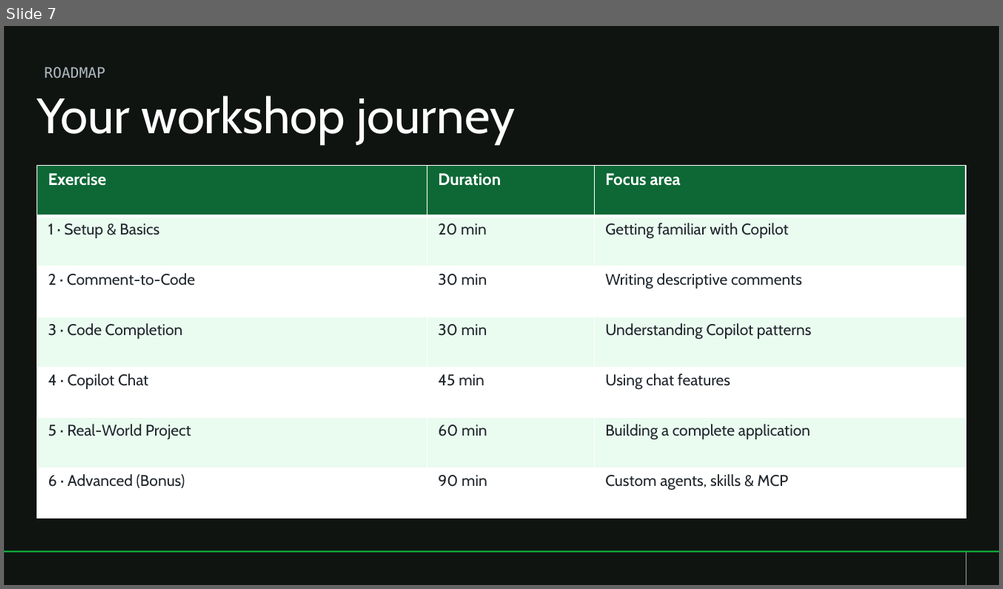
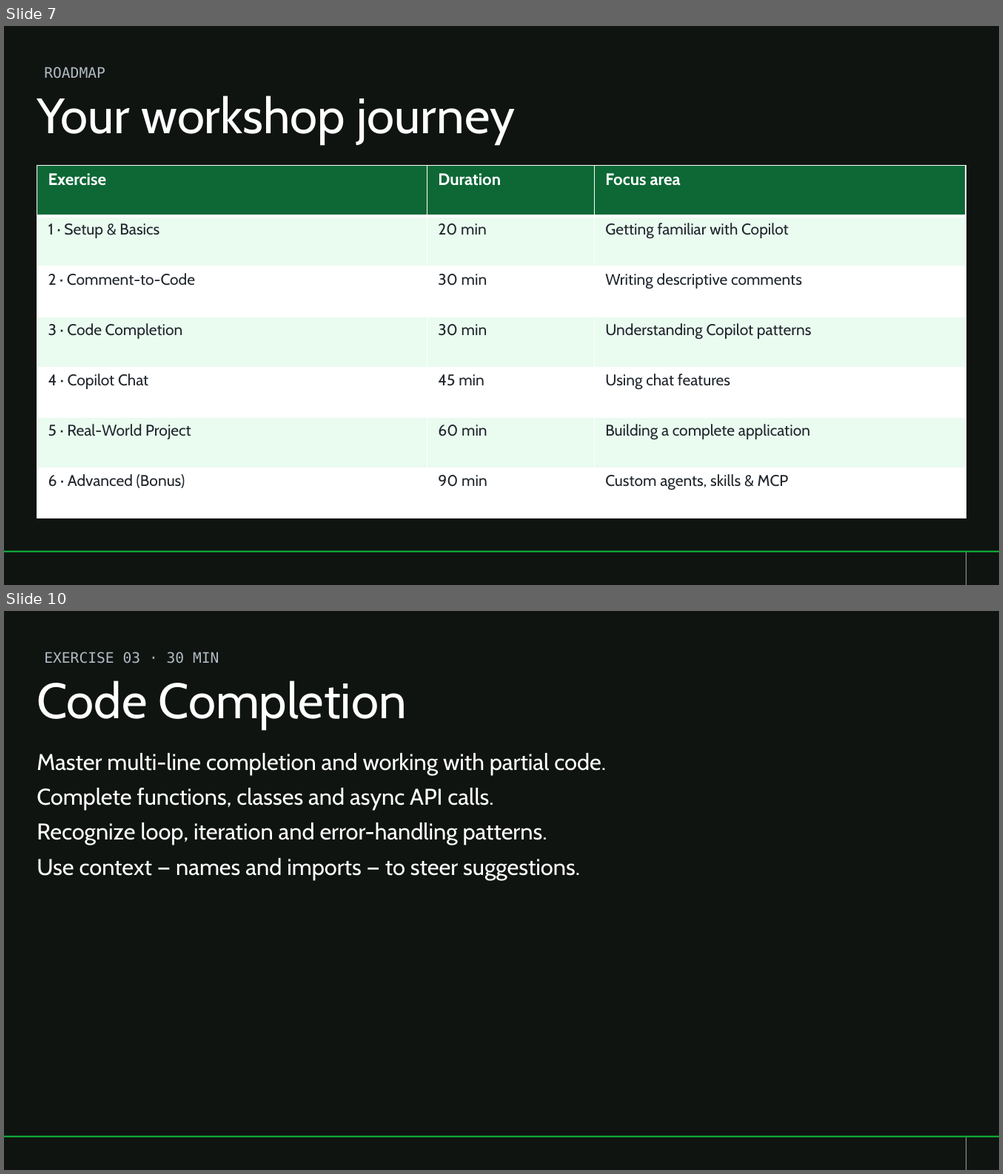
Before and after one commit to abhi-singhs/github-copilot-workshop, a slide deck: resources/github-copilot-workshop.pptx. Shown one above the other, each under a label of ours: slide 7 before the commit, slides 7 and 10 after it; the slides between them are not shown. The pictures are 1003x589 and 1003x1174 pixels, drawn with LibreOffice and Linux fonts; fonts in the diff are those of the drawing; background and template pictures are left out. Boxes give left, top, right and bottom in pixels: in the first picture for what was removed or moved away, otherwise in the second. Text is boxed around its words. In the diff, an @@ line names an element or a change of style, - is before the commit and + after.

```diff
--- a/resources/github-copilot-workshop.pptx
+++ b/resources/github-copilot-workshop.pptx
@@ slide 10 added at <box>4,611,999,1170</box>, background #101411; not listed: 2 template elements that a slide beside it also shows @@
@@ text added at <box>44,652,219,664</box>, 14 pt, text #B0BAC3 @@
+EXERCISE 03 · 30 MIN
@@ title added at <box>37,681,407,730</box>, 48 pt, text #FFFFFF @@
+Code Completion
@@ text added at <box>37,753,606,880</box>, 22 pt, text #FFFFFF @@
+Master multi-line completion and working with partial code.
+Complete functions, classes and async API calls.
+Recognize loop, iteration and error-handling patterns.
+Use context — names and imports — to steer suggestions.
```
Also in this commit, not shown: 5 other slides added.
